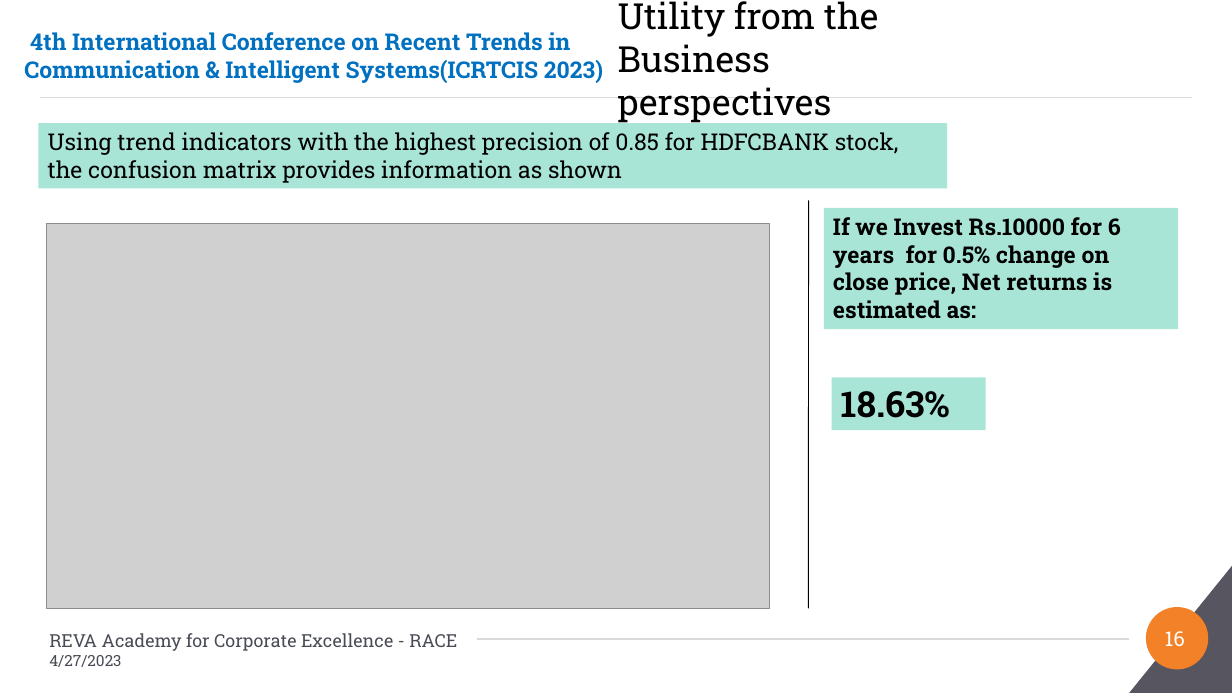
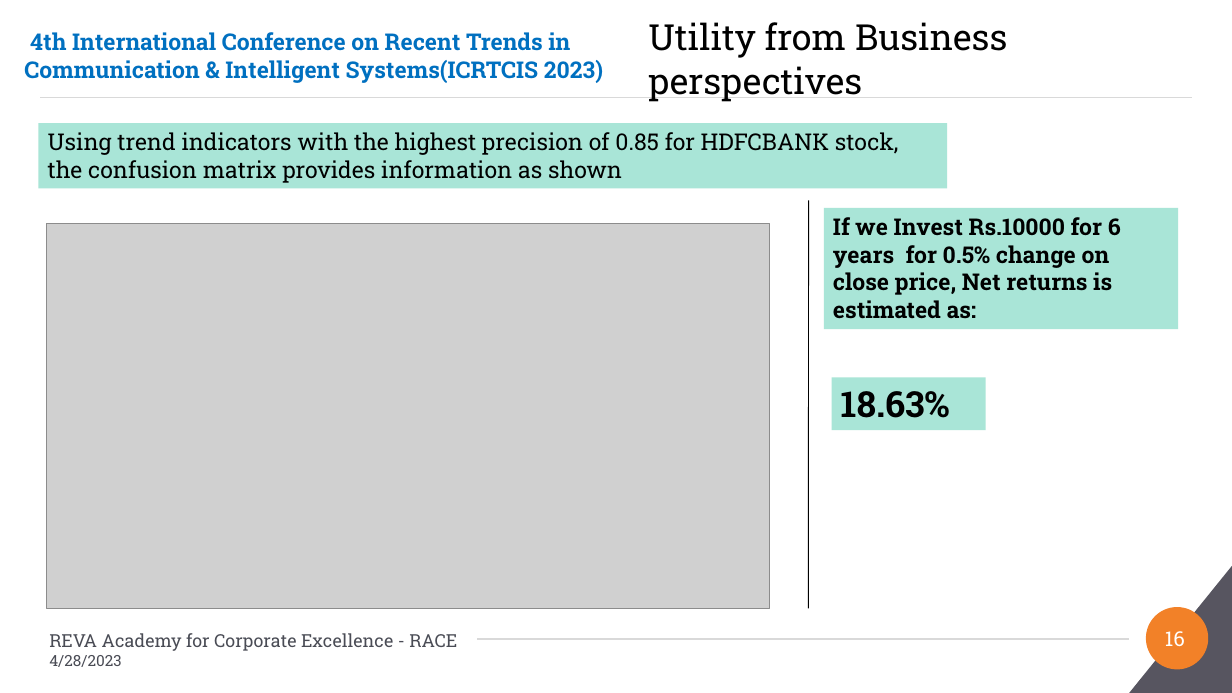
Before and after one commit to Embedded-org/ACCOMPLISHMENTS, a slide deck: slide 16 of RACE_CAPSTONE_PROJECT2/Conference_Paper2/PaperID-180_Direction Detection of Select Stocks with Machine Learning.pptx. Drawn at 1232x693 pixels with LibreOffice and Linux fonts; fonts in the diff are those of the drawing; grey boxes stand for pictures; background and template pictures are left out. Boxes give left, top, right and bottom in pixels: in the first picture for what was removed or moved away, otherwise in the second. Text is boxed around its words. In the diff, an @@ line names an element or a change of style, - is before the commit and + after.

```diff
--- a/RACE_CAPSTONE_PROJECT2/Conference_Paper2/PaperID-180_Direction Detection of Select Stocks with Machine Learning.pptx
+++ b/RACE_CAPSTONE_PROJECT2/Conference_Paper2/PaperID-180_Direction Detection of Select Stocks with Machine Learning.pptx
@@ title at (648, 22, 1007, 102): text changed @@
-Utility from the
-Business perspectives
+Utility from Business perspectives
@@ text at (49, 655, 121, 667): text changed @@
-4/27/2023
+4/28/2023
```
Also in this commit, not shown: 22 other slides changed.
